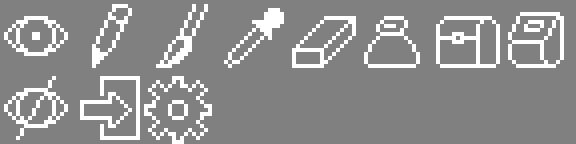
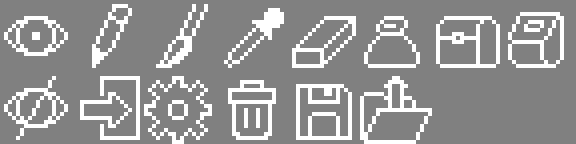
Layered file, before and after one edit (576x144). Changes by layer:
renamed "Calque 2" to "icons", painted on it over [228,76,432,144]
